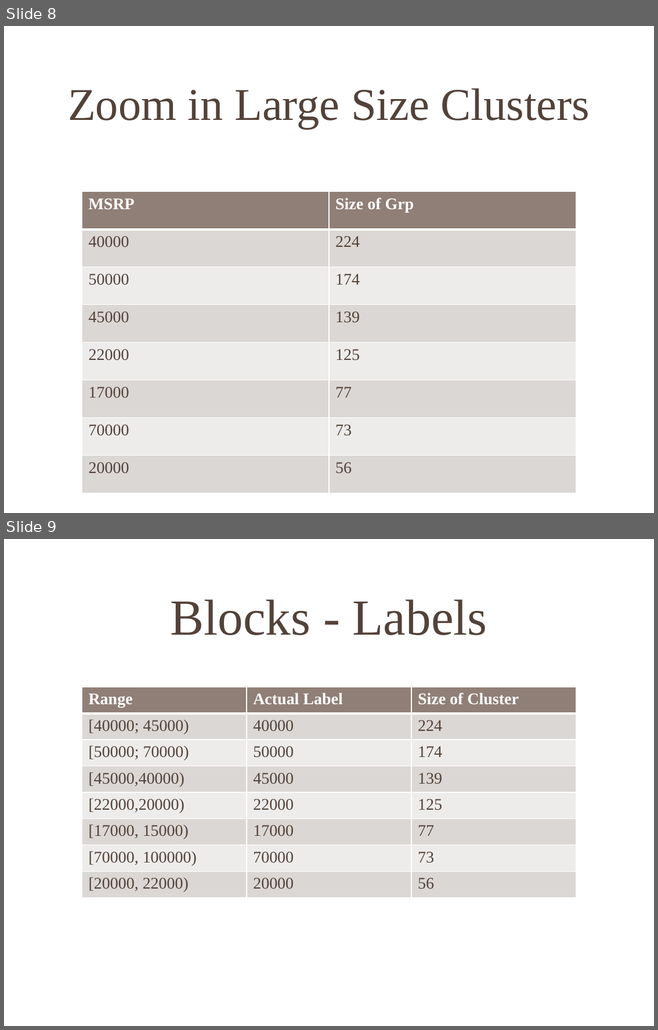
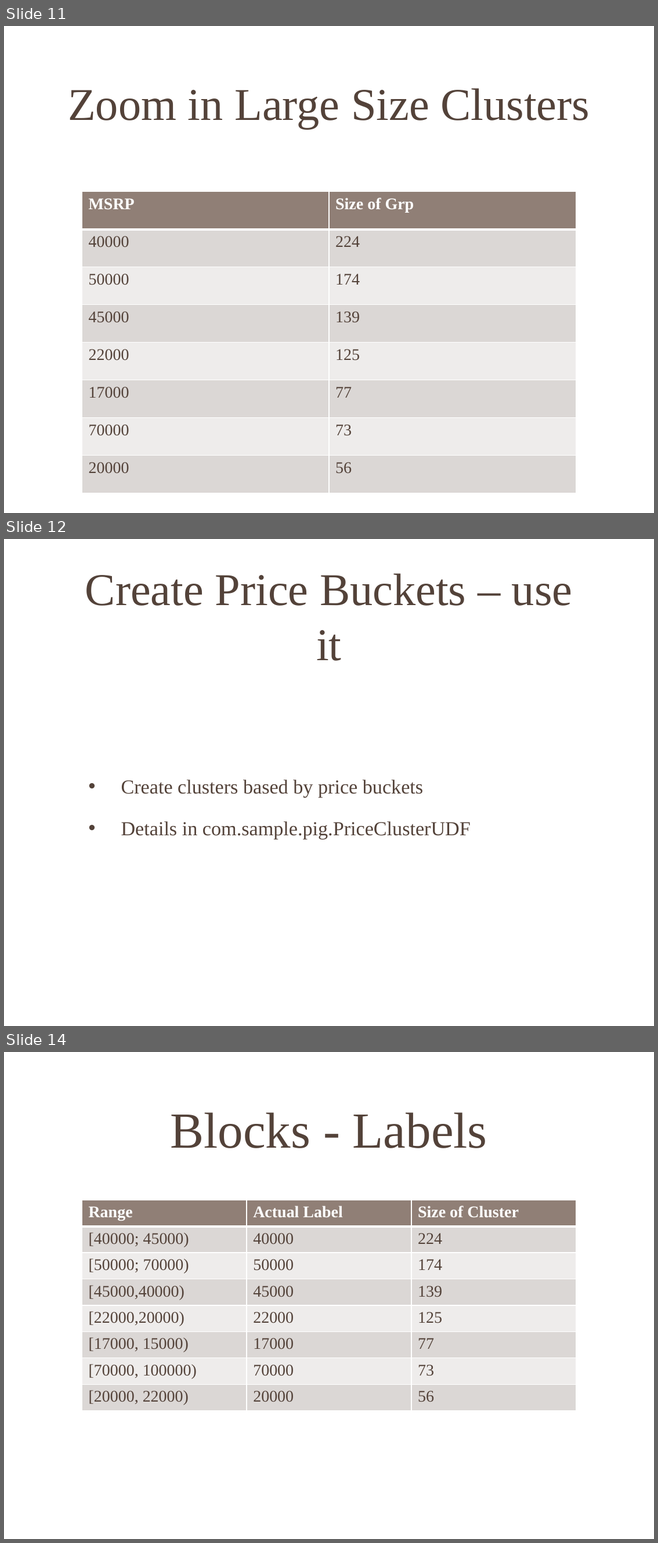
Before and after one commit to veravira/demo, a slide deck: Recommendation Engine - sample.pptx. Shown one above the other, each under a label of ours: slides 8 and 9 before the commit, slides 11, 12 and 14 after it; the slides between them are not shown. The pictures are 658x1030 and 658x1543 pixels, drawn with LibreOffice and Linux fonts; fonts in the diff are those of the drawing; background and template pictures are left out. Boxes give left, top, right and bottom in pixels: in the first picture for what was removed or moved away, otherwise in the second. Text is boxed around its words. In the diff, an @@ line names an element or a change of style, - is before the commit and + after.

```diff
--- a/Recommendation Engine - sample.pptx
+++ b/Recommendation Engine - sample.pptx
@@ slide 12 added at [4, 539, 654, 1026], background picture (left out) @@
@@ title added at [85, 573, 572, 661], 50.4 pt, text #534239 @@
+Create Price Buckets – use it
@@ text added at [121, 780, 470, 839], 22 pt, text #534239 @@
+• Create clusters based by price buckets
+• Details in com.sample.pig.PriceClusterUDF
@@ what was slide 8 is now slide 11 @@
@@ what was slide 9 is now slide 14 @@
```
Also in this commit, not shown: 3 slides changed, 5 other slides added.
